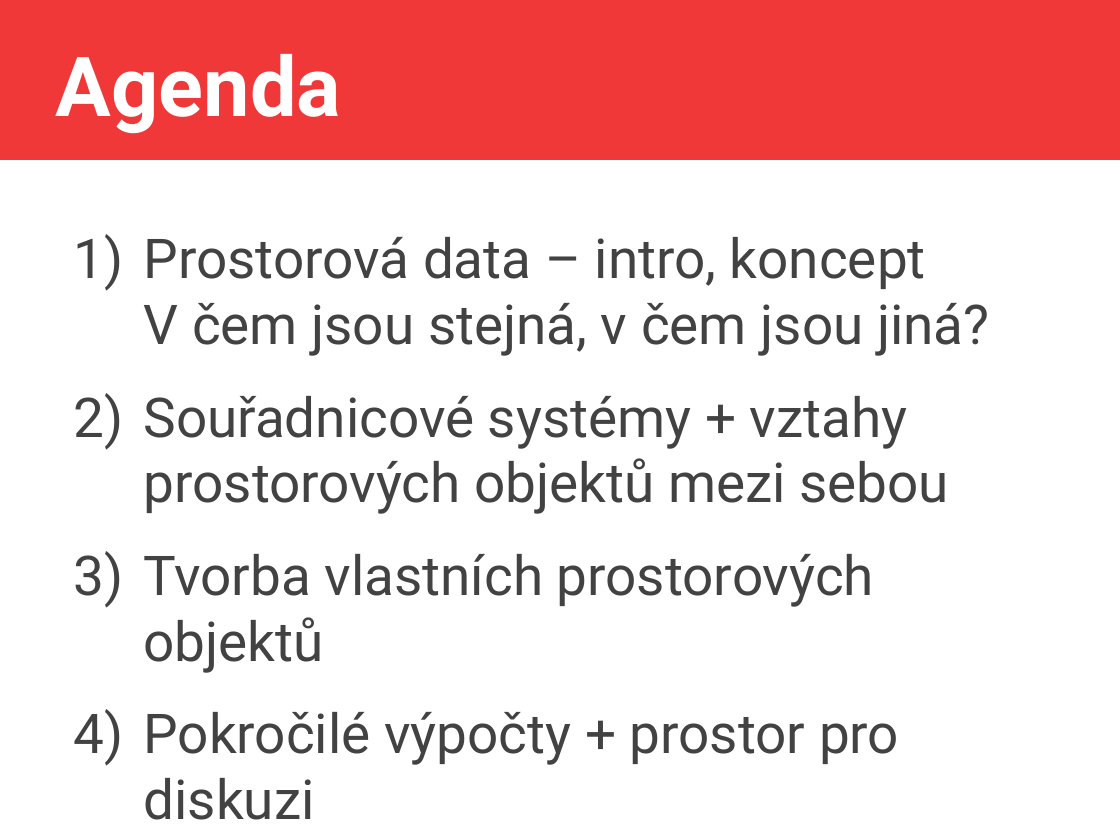
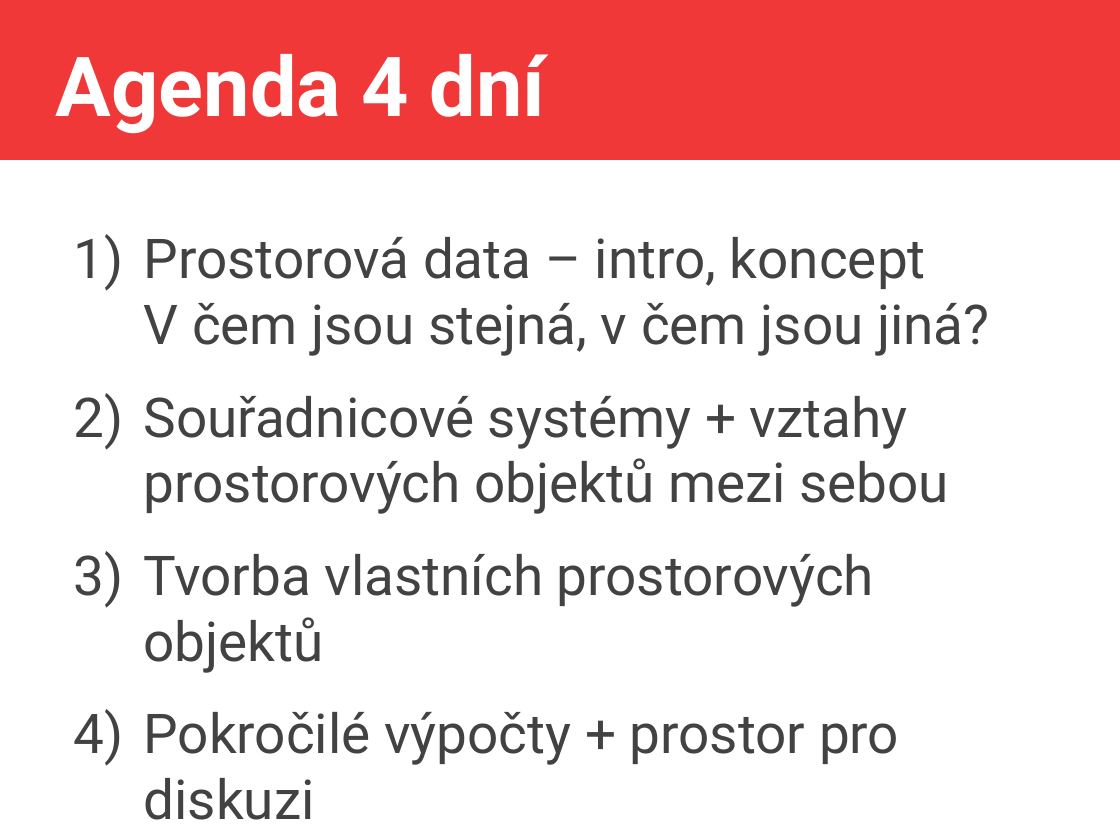
Before and after one commit to jlacko/4EK418, a slide deck: slide 3 of prez/0 - intro 4EK418.odp. Drawn at 1120x840 pixels with LibreOffice and Linux fonts; fonts in the diff are those of the drawing. Boxes give left, top, right and bottom in pixels: in the first picture for what was removed or moved away, otherwise in the second. Text is boxed around its words. In the diff, an @@ line names an element or a change of style, - is before the commit and + after.

```diff
--- a/prez/0 - intro 4EK418.odp
+++ b/prez/0 - intro 4EK418.odp
@@ title at (56, 54, 546, 134): text changed @@
-Agenda
+Agenda 4 dní
```
Also in this commit, not shown: 1 slide added, 1 other file.
